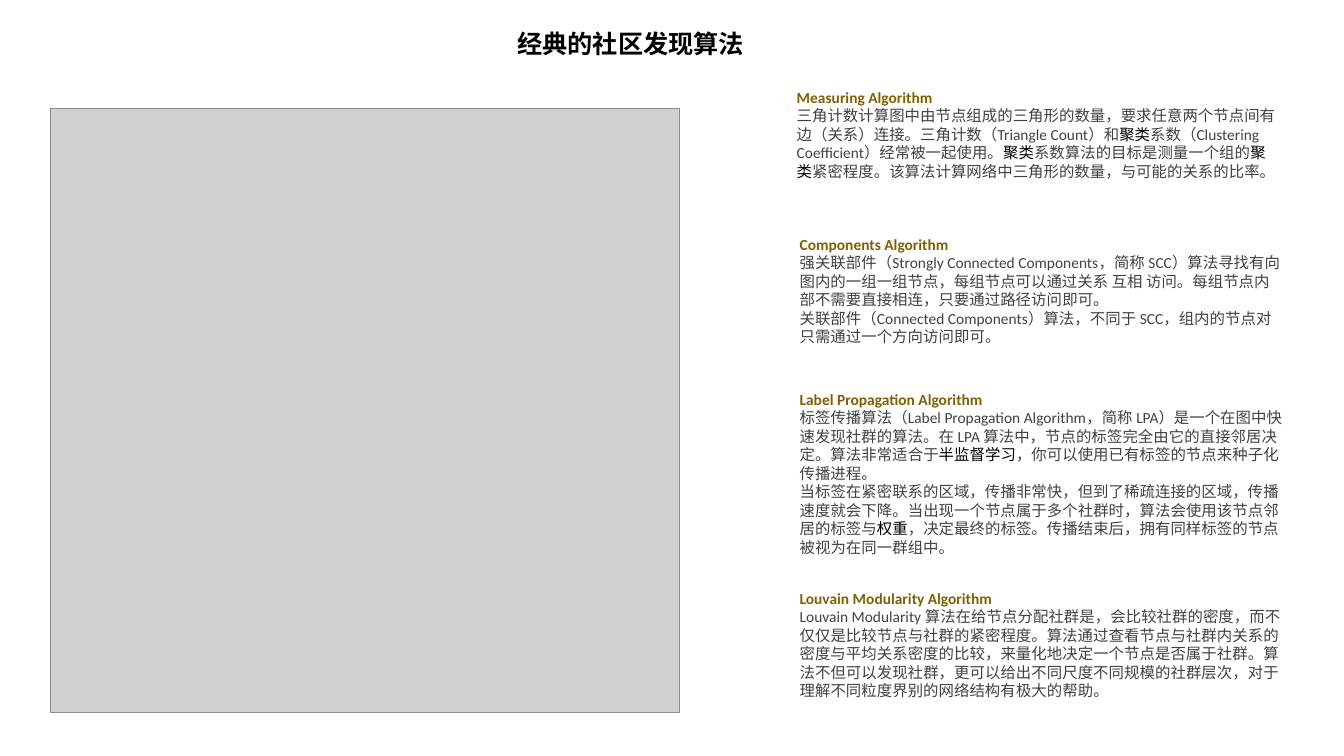
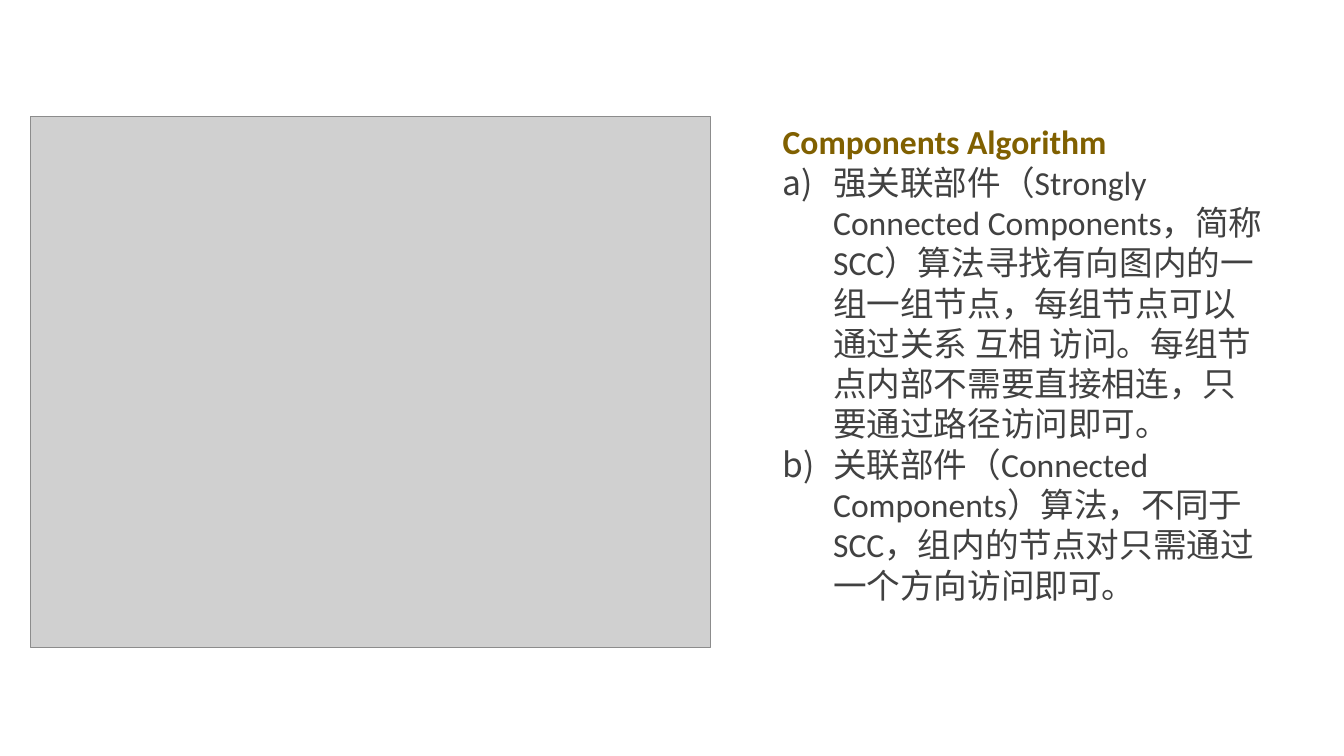
Before and after one commit to chendaye/Interview_xmind, a slide deck: slide 5 of graduate/开题报告-陈小龙.pptx (slide 6 before the commit). Drawn at 1344x756 pixels with LibreOffice and Linux fonts; fonts in the diff are those of the drawing; grey boxes stand for pictures. Boxes give left, top, right and bottom in pixels: in the first picture for what was removed or moved away, otherwise in the second. Text is boxed around its words. In the diff, an @@ line names an element or a change of style, - is before the commit and + after.

Commit message:
save

```diff
--- a/graduate/开题报告-陈小龙.pptx
+++ b/graduate/开题报告-陈小龙.pptx
@@ text removed at <box>517,31,744,56</box> @@
-经典的社区发现算法
@@ picture: place and size @@
-picture at <box>50,109,680,713</box>
+picture at <box>30,116,711,647</box>
@@ text "Components Algorithm": place and size @@
-text "Components Algorithm" at <box>800,239,1280,344</box>
+text "Components Algorithm" at <box>783,130,1263,601</box>
@@ text "Components Algorithm" at <box>783,130,1263,601</box>: size 11 to 24 pt; bullet none to a) @@
@@ text removed at <box>797,92,1275,179</box> @@
-Measuring Algorithm
-三角计数计算图中由节点组成的三角形的数量，要求任意两个节点间有边（关系）连接。三角计数（Triangle Count）和聚类系数（Clustering Coefficient）经常被一起使用。聚类系数算法的目标是测量一个组的聚类紧密程度。该算法计算网络中三角形的数量，与可能的关系的比率。
@@ text removed at <box>800,394,1282,555</box> @@
-Label Propagation Algorithm
-标签传播算法（Label Propagation Algorithm，简称 LPA）是一个在图中快速发现社群的算法。在 LPA 算法中，节点的标签完全由它的直接邻居决定。算法非常适合于半监督学习，你可以使用已有标签的节点来种子化传播进程。
-当标签在紧密联系的区域，传播非常快，但到了稀疏连接的区域，传播速度就会下降。当出现一个节点属于多个社群时，算法会使用该节点邻居的标签与权重，决定最终的标签。传播结束后，拥有同样标签的节点被视为在同一群组中。
@@ text removed at <box>800,593,1280,698</box> @@
-Louvain Modularity Algorithm
-Louvain Modularity 算法在给节点分配社群是，会比较社群的密度，而不仅仅是比较节点与社群的紧密程度。算法通过查看节点与社群内关系的密度与平均关系密度的比较，来量化地决定一个节点是否属于社群。算法不但可以发现社群，更可以给出不同尺度不同规模的社群层次，对于理解不同粒度界别的网络结构有极大的帮助。
```
Also in this commit, not shown: 11 other slides changed, 9 slides added, 5 slides removed.
